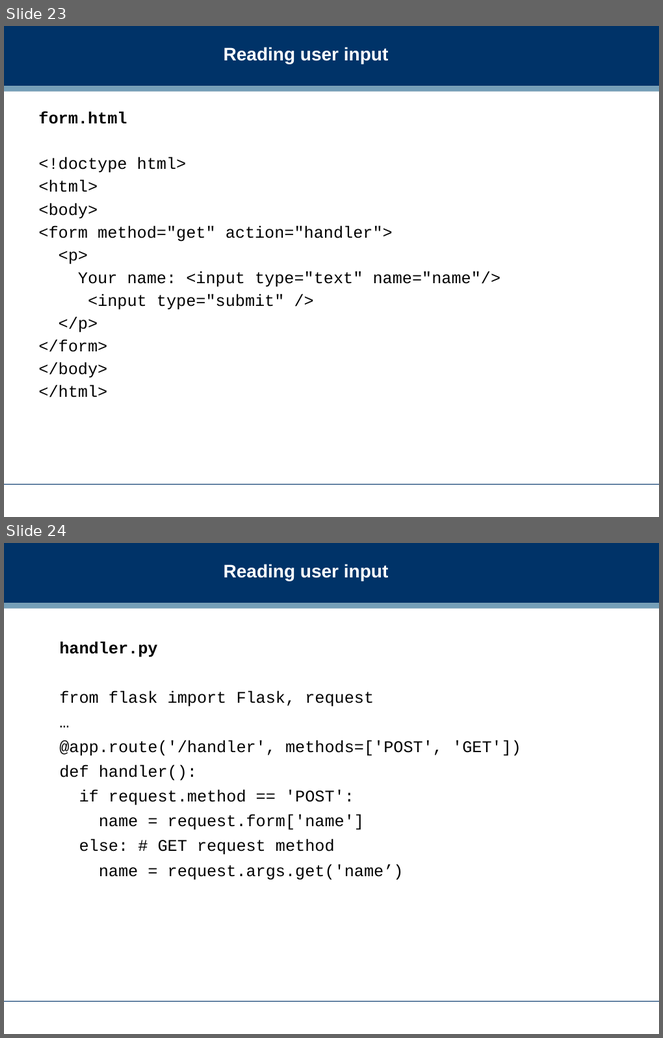
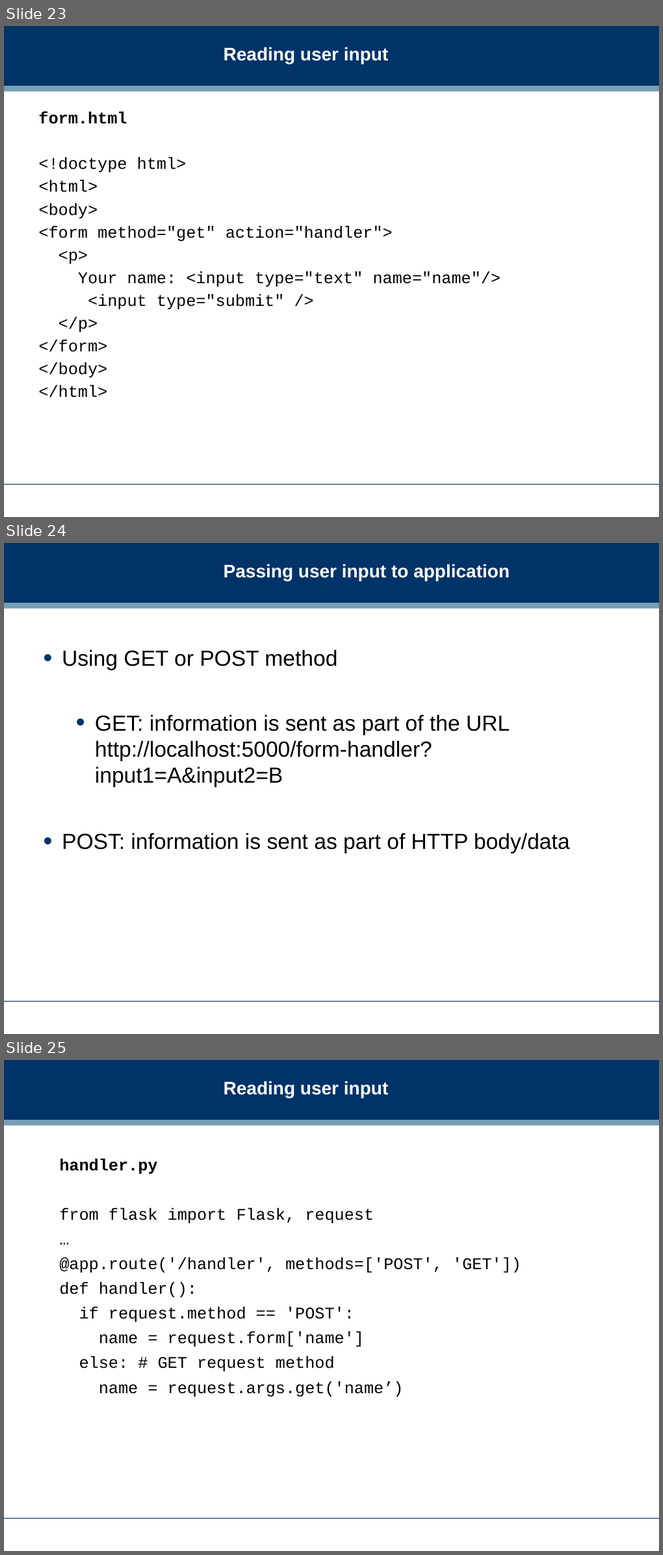
Before and after one commit to dreamind/ix, a slide deck: lectures/infrastructure/infrastructure.ppt. Shown one above the other, each under a label of ours: slides 23 and 24 before the commit, slides 23, 24 and 25 after it. The pictures are 663x1038 and 663x1555 pixels, drawn with LibreOffice and Linux fonts; fonts in the diff are those of the drawing; background and template pictures are left out. Boxes give left, top, right and bottom in pixels: in the first picture for what was removed or moved away, otherwise in the second. Text is boxed around its words. In the diff, an @@ line names an element or a change of style, - is before the commit and + after.

```diff
--- a/lectures/infrastructure/infrastructure.ppt
+++ b/lectures/infrastructure/infrastructure.ppt
@@ slide 24 added at bbox=[4, 543, 659, 1034], background #FFFFFF; not listed: 3 template elements that a slide beside it also shows @@
@@ title added at bbox=[224, 564, 510, 581], 20 pt, text #FFFFFF, bold @@
+Passing user input to application
@@ text added at bbox=[62, 650, 570, 854], 24 pt, text #000000 @@
+• Using GET or POST method
+  • GET: information is sent as part of the URL
+    http://localhost:5000/form-handler?input1=A&input2=B
+• POST: information is sent as part of HTTP body/data
@@ what was slide 24 is now slide 25 @@
```
Also in this commit, not shown: 1 slide changed, 8 other files.
